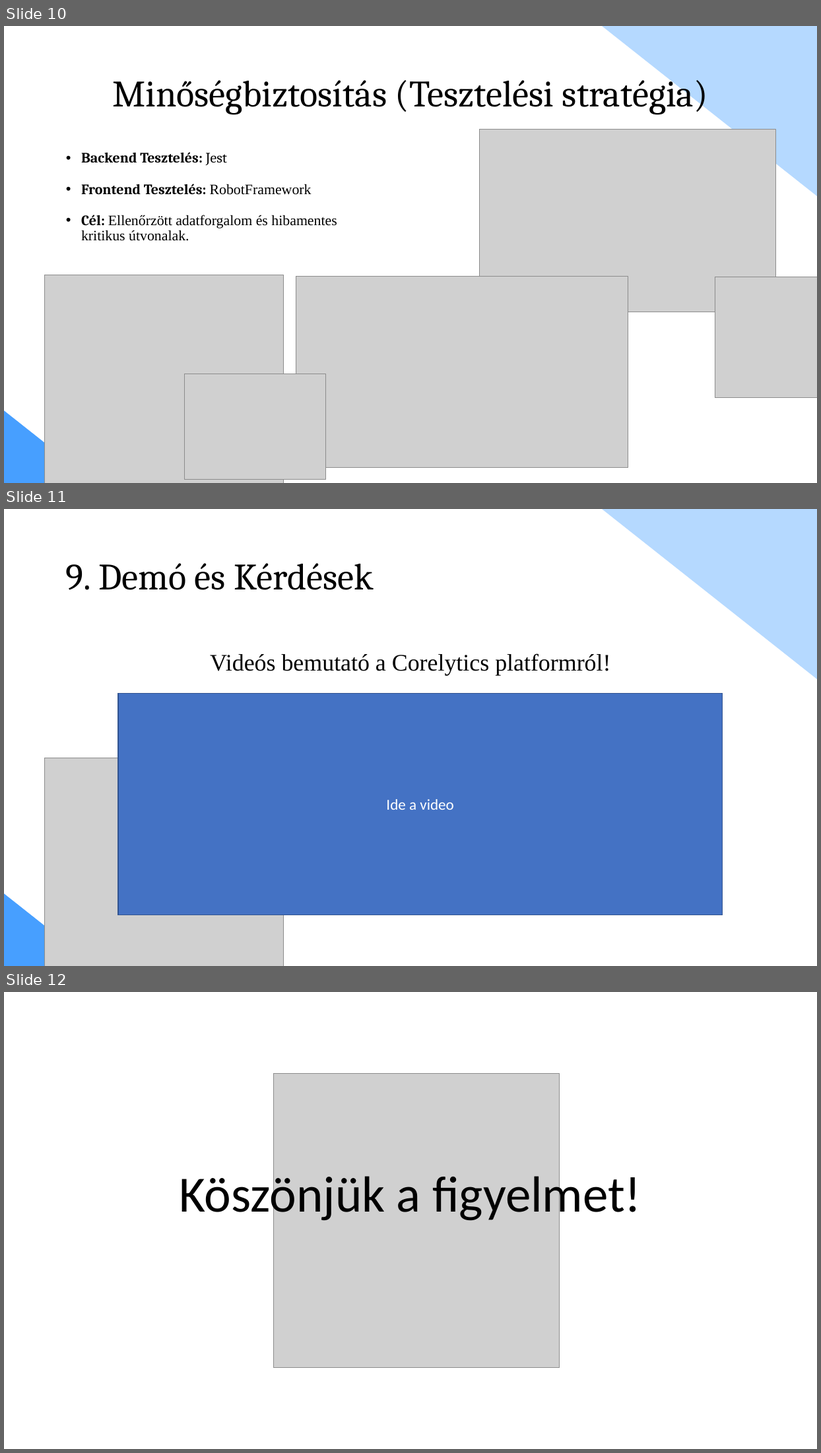
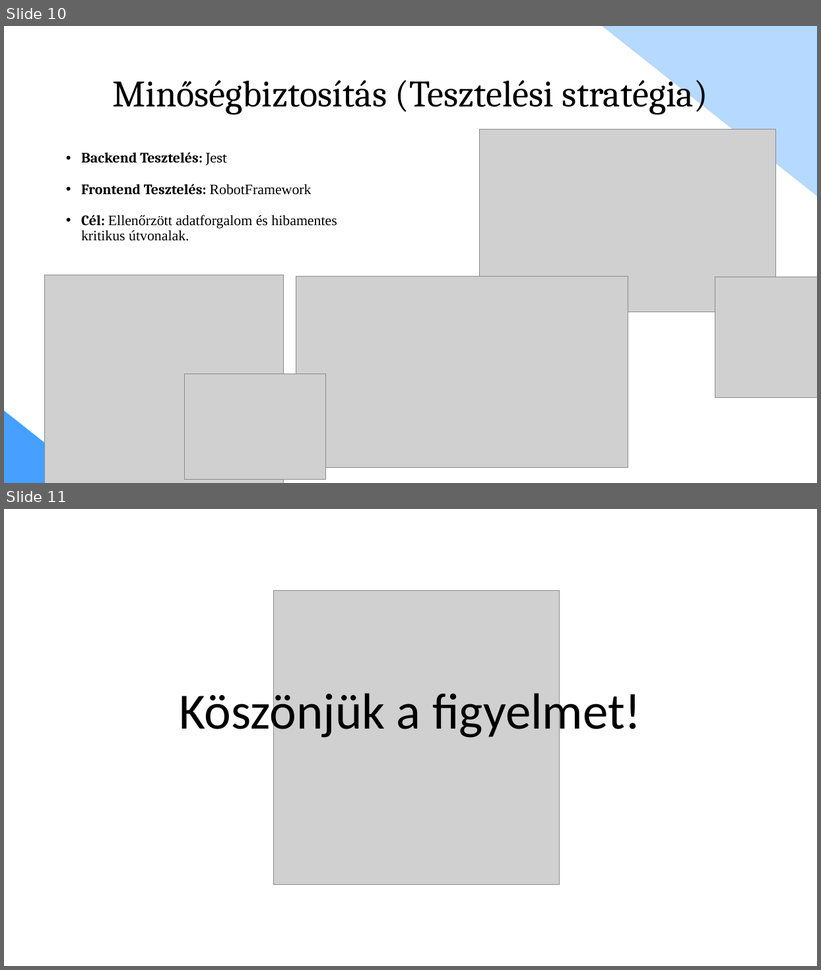
Before and after one commit to tomex1337/13_S1_6_vizsgaremek, a slide deck: docs/Prezentáció/Corelytics presentation.pptx. Shown one above the other, each under a label of ours: slides 10, 11 and 12 before the commit, slides 10 and 11 after it. The pictures are 821x1453 and 821x970 pixels, drawn with LibreOffice and Linux fonts; fonts in the diff are those of the drawing; grey boxes stand for pictures. Boxes give left, top, right and bottom in pixels: in the first picture for what was removed or moved away, otherwise in the second. Text is boxed around its words. In the diff, an @@ line names an element or a change of style, - is before the commit and + after.

Commit message:
fix: ppt

```diff
--- a/docs/Prezentáció/Corelytics presentation.pptx
+++ b/docs/Prezentáció/Corelytics presentation.pptx
@@ slide 11 removed at <box>4,509,817,966</box>, background #FFFFFF; not listed: 2 template elements that a slide beside it also shows @@
@@ title removed at <box>66,563,374,590</box> @@
-9. Demó és Kérdések
@@ text removed at <box>210,654,611,675</box> @@
-Videós bemutató a Corelytics platformról!
@@ rectangle removed at <box>118,693,723,916</box> @@
-Ide a video
@@ picture removed at <box>45,758,284,966</box> @@
@@ what was slide 12 is now slide 11 @@
```
Also in this commit, not shown: 1 slide changed, 1 other file.
